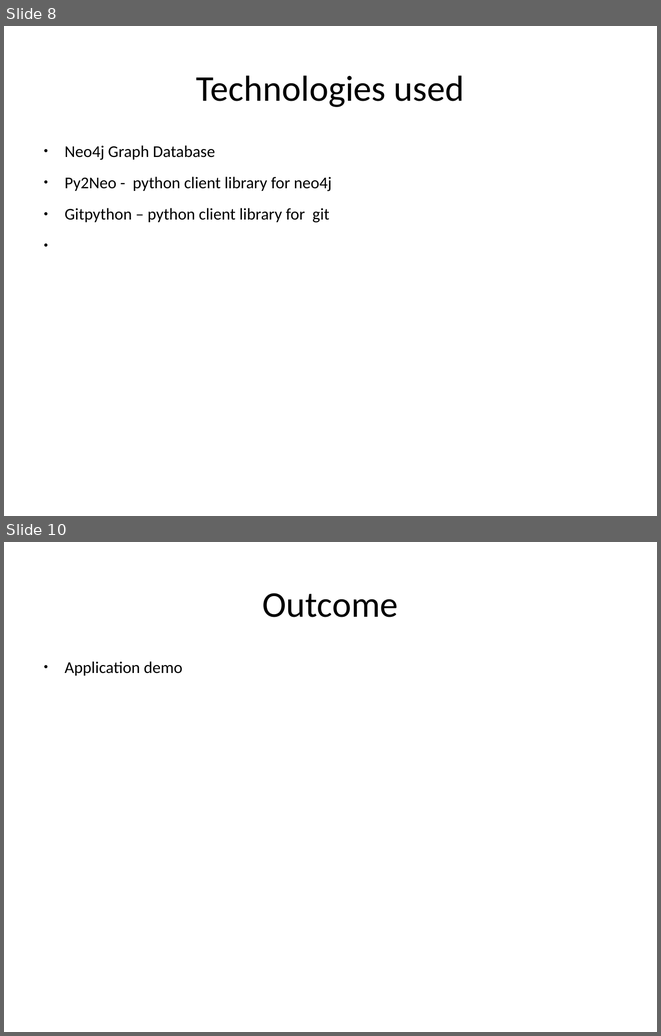
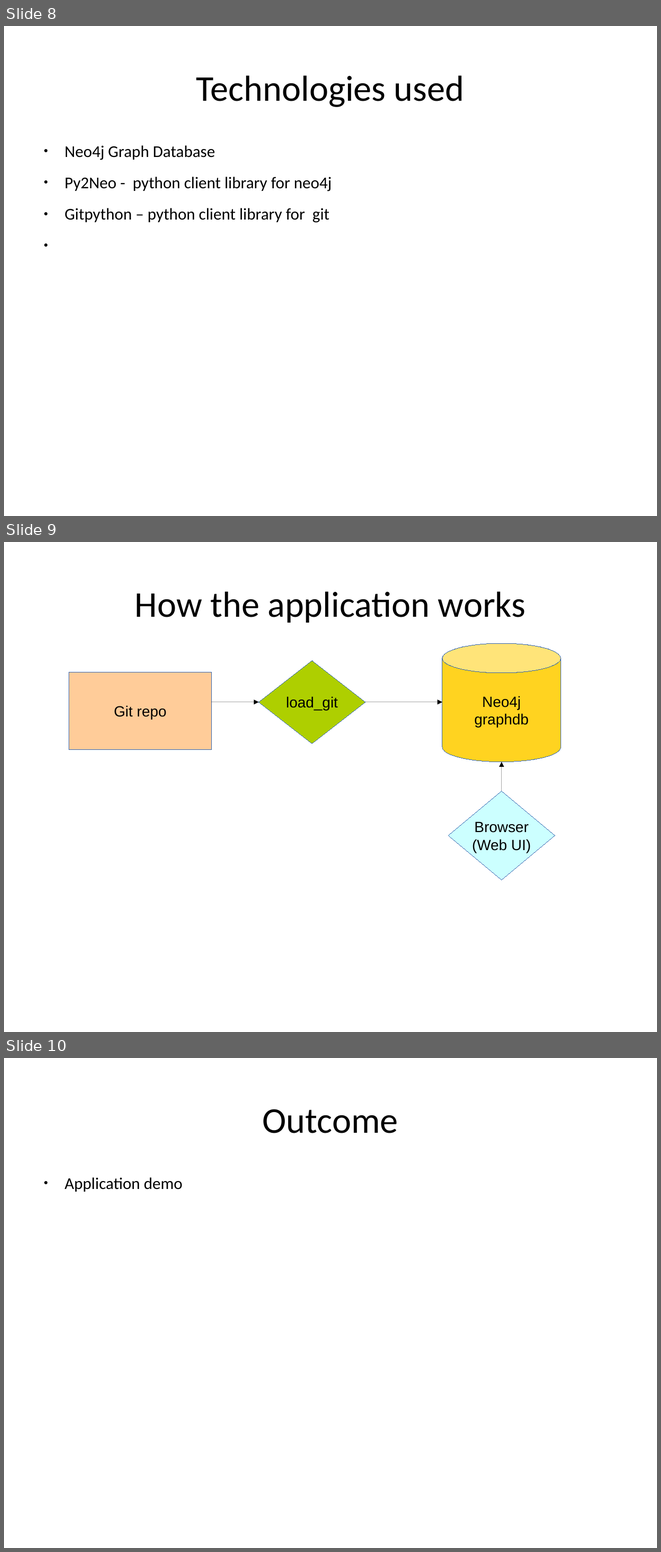
Before and after one commit to btbytes/treehopper, a slide deck: presentation/treehopper.odp. Shown one above the other, each under a label of ours: slides 8 and 10 before the commit, slides 8, 9 and 10 after it; the slides between them are not shown. The pictures are 661x1036 and 661x1552 pixels, drawn with LibreOffice and Linux fonts; fonts in the diff are those of the drawing. Boxes give left, top, right and bottom in pixels: in the first picture for what was removed or moved away, otherwise in the second. Text is boxed around its words. In the diff, an @@ line names an element or a change of style, - is before the commit and + after.

```diff
--- a/presentation/treehopper.odp
+++ b/presentation/treehopper.odp
@@ slide 9 added at box(4, 542, 657, 1032), background #FFFFFF @@
@@ title added at box(135, 591, 526, 623), 44 pt, text #000000 @@
+How the application works
@@ cylinder added at box(442, 643, 561, 762), fill #FFD320, outline #3465AF 0 pt, 18 pt, text #000000 @@
+Neo4j
+graphdb
@@ diamond added at box(259, 661, 365, 743), fill #AECF00, outline #3465AF 0 pt, 18 pt, text #000000 @@
+load_git
@@ rectangle added at box(69, 672, 211, 749), fill #FFCC99, outline #3465AF 0 pt, 18 pt, text #000000 @@
+Git repo
@@ arrow added from (211, 702) to (259, 702), #000000 0 pt @@
@@ arrow added from (365, 702) to (442, 702), #000000 0 pt @@
@@ arrow added from (502, 791) to (502, 762), #000000 0 pt @@
@@ diamond added at box(448, 791, 555, 880), fill #CCFFFF, outline #3465AF 0 pt, 18 pt, text #000000 @@
+Browser
+(Web UI)
```
Also in this commit, not shown: 1 slide changed, 1 slide removed, 6 other files.
